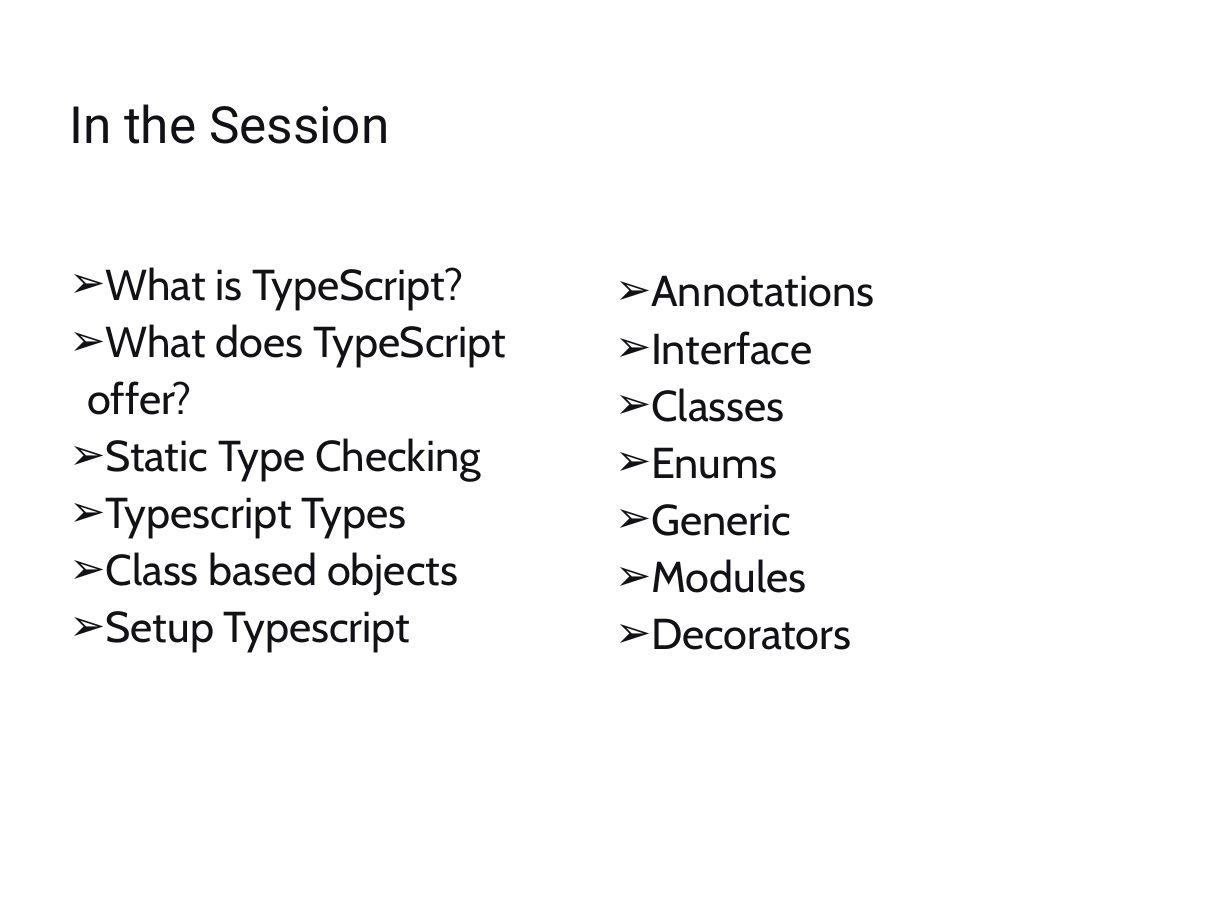
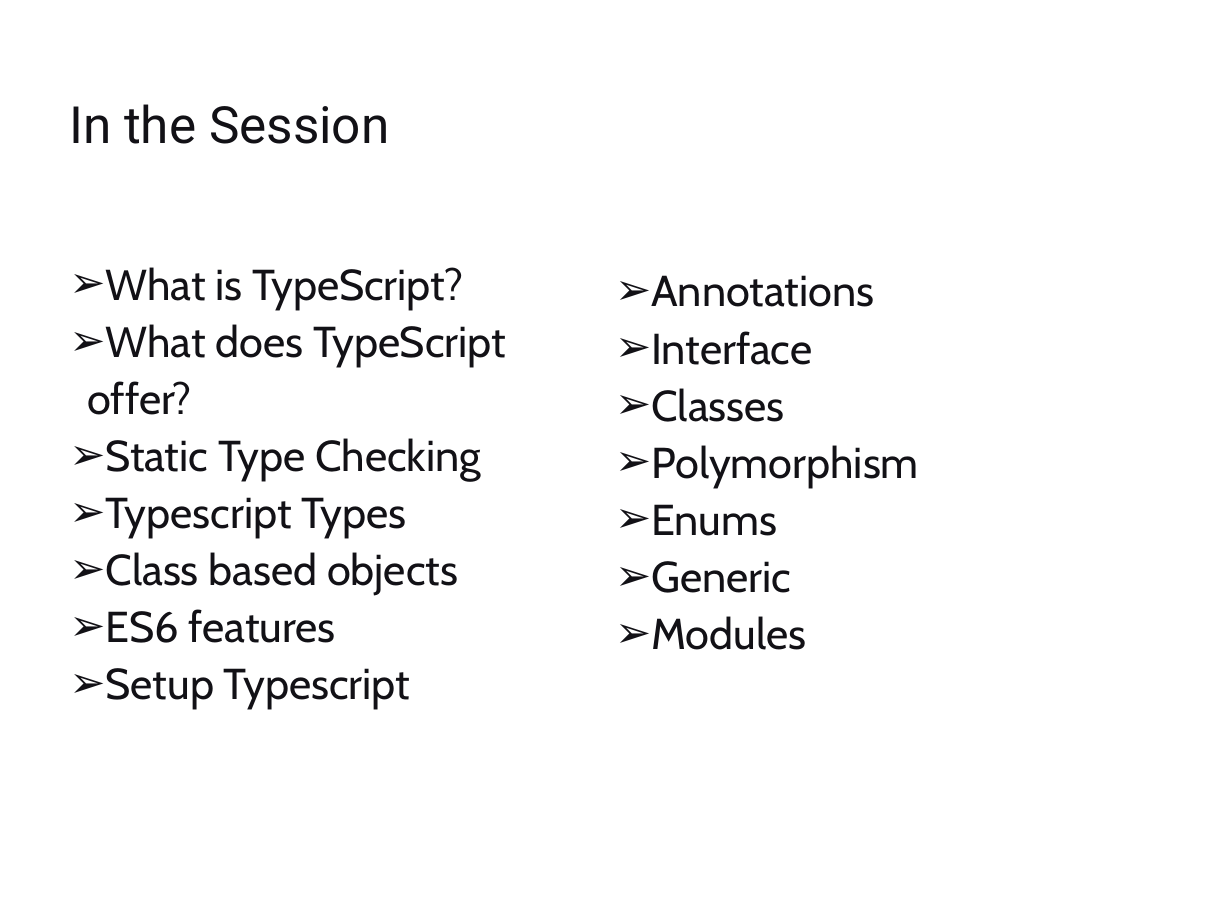
Before and after one commit to sintu-patel/typescript-excercise, a slide deck: slide 2 of docs/Type_script_SapientRazorfish.pptx. Drawn at 1232x921 pixels with LibreOffice and Linux fonts; fonts in the diff are those of the drawing. Boxes give left, top, right and bottom in pixels: in the first picture for what was removed or moved away, otherwise in the second. Text is boxed around its words. In the diff, an @@ line names an element or a change of style, - is before the commit and + after.

Commit message:
'ppt'

```diff
--- a/docs/Type_script_SapientRazorfish.pptx
+++ b/docs/Type_script_SapientRazorfish.pptx
@@ text at box(651, 445, 919, 488): paragraph added @@
+➢ Polymorphism
@@ text at box(105, 609, 336, 643): paragraph added @@
+➢ ES6 features
@@ text at box(651, 618, 851, 650): paragraph removed @@
-➢ Decorators
```
Also in this commit, not shown: 2 slides added, 1 slide removed, 8 other files.
